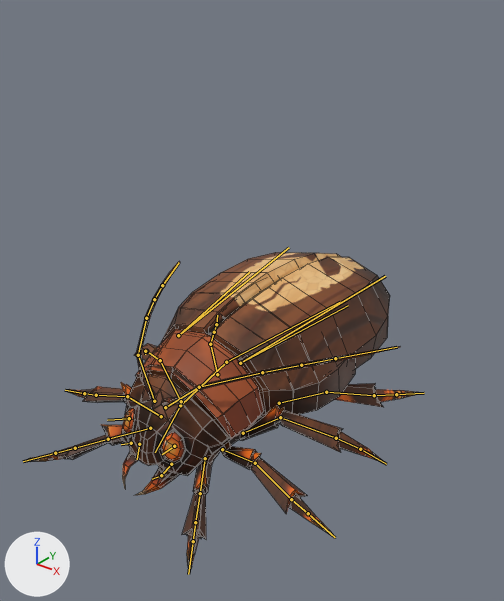
Two versions of the Blender file Assets/Blender/Cockroach_Enemy_NEW.blend, one commit apart.
One viewpoint serves both versions: a 50 mm lens placed at (0.625, -0.636, 0.672), pointed at (0.003, 0.14, 0.191). Arrows for +X, +Y and +Z are at lower left; the lights stay in place. The older version comes first. Both versions are drawn at frame 349 of the action 'Cockroach_Death.001'; the numbers are the values there. The bones that change, and the others that lie on the model, are drawn over the model as lines. Mesh edges are drawn as thin lines.

Objects in the first picture: 'Cockroach_Smol', 'Cockroach_Smol_2', 'Cockroach_Smol_3'.
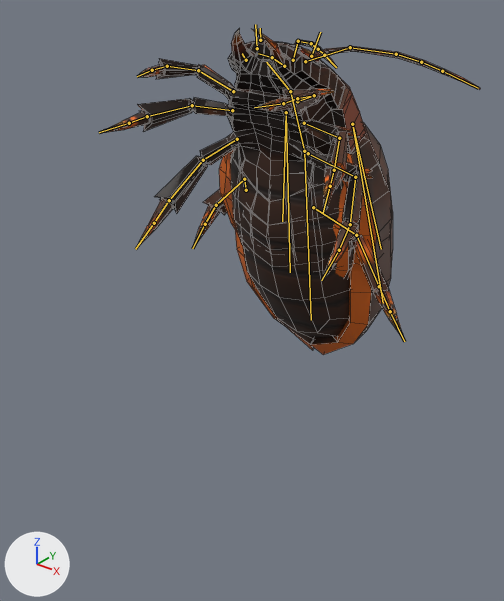
Scene script edits in JSON lines:
```json
{"block": "bone_root", "where": "bone_root = bpy.data.objects['Cockroach_Smol_Armature'].pose.bones['Root']"}
{"op": "set", "path": "bone_root.location", "old": "(0.0, 0.0, 0.0)", "new": "(0.0, 0.0, 0.254)"}
{"op": "set", "path": "bone_root.rotation_euler", "old": "(0.0, 0.0, 0.0)", "new": "(1.344, 0.0, 0.0)", "note": "degrees (0, 0, 0) -> degrees (77, 0, 0)"}
{"block": "bone_f_ik_r", "where": "bone_f_ik_r = bpy.data.objects['Cockroach_Smol_Armature'].pose.bones['F_IK.R']  # child of 'Root'"}
{"op": "set", "path": "bone_f_ik_r.location", "old": "(-0.008, -0.098, 0.0)", "new": "(0.039, -0.004, -0.084)"}
{"op": "set", "path": "bone_f_ik_r.rotation_quaternion", "old": "(0.982, 0.19, -0.001, -0.007)", "new": "(0.993, -0.004, -0.071, 0.088)", "note": "degrees (22, 0, -1) -> degrees (-1, -8, 10)"}
{"block": "bone_m_ik_r", "where": "bone_m_ik_r = bpy.data.objects['Cockroach_Smol_Armature'].pose.bones['M_IK.R']  # child of 'Root'"}
{"op": "set", "path": "bone_m_ik_r.location", "old": "(-0.084, 0.0, 0.0)", "new": "(0.002, 0.008, -0.121)"}
{"block": "bone_f_ik_l", "where": "bone_f_ik_l = bpy.data.objects['Cockroach_Smol_Armature'].pose.bones['F_IK.L']  # child of 'Root'"}
{"op": "set", "path": "bone_f_ik_l.location", "old": "(0.008, -0.098, 0.0)", "new": "(-0.051, -0.004, -0.123)"}
{"op": "set", "path": "bone_f_ik_l.rotation_quaternion", "old": "(0.982, 0.19, 0.001, 0.007)", "new": "(0.993, -0.004, 0.071, -0.088)", "note": "degrees (22, 0, 1) -> degrees (-1, 8, -10)"}
{"block": "bone_m_ik_l", "where": "bone_m_ik_l = bpy.data.objects['Cockroach_Smol_Armature'].pose.bones['M_IK.L']  # child of 'Root'"}
{"op": "set", "path": "bone_m_ik_l.location", "old": "(0.084, 0.0, 0.0)", "new": "(-0.002, 0.052, -0.121)"}
{"block": "bone_m2_ik_r", "where": "bone_m2_ik_r = bpy.data.objects['Cockroach_Smol_Armature'].pose.bones['M2_IK.R']  # child of 'Root'"}
{"op": "set", "path": "bone_m2_ik_r.location", "old": "(-0.029, 0.087, 0.0)", "new": "(0.048, 0.118, -0.124)"}
{"block": "bone_m2_ik_l", "where": "bone_m2_ik_l = bpy.data.objects['Cockroach_Smol_Armature'].pose.bones['M2_IK.L']  # child of 'Root'"}
{"op": "set", "path": "bone_m2_ik_l.location", "old": "(0.029, 0.087, 0.0)", "new": "(-0.048, 0.066, -0.124)"}
{"block": "bone_spine", "where": "bone_spine = bpy.data.objects['Cockroach_Smol_Armature'].pose.bones['Spine']  # child of 'Root'"}
{"op": "set", "path": "bone_spine.location", "old": "(0.0, -0.006, -0.096)", "new": "(0.0, -0.005, -0.086)"}
{"op": "set", "path": "bone_spine.rotation_quaternion", "old": "(1.002, 0.049, 0.001, -0.009)", "new": "(1.0, 0.013, 0.005, 0.006)", "note": "degrees (6, 0, -1) -> degrees (2, 1, 1)"}
{"block": "bone_head", "where": "bone_head = bpy.data.objects['Cockroach_Smol_Armature'].pose.bones['Head']  # child of 'Spine'"}
{"op": "set", "path": "bone_head.rotation_quaternion", "old": "(0.995, -0.126, -0.001, -0.011)", "new": "(0.995, -0.103, -0.011, 0.001)", "note": "degrees (-14, 0, -1) -> degrees (-12, -1, 0)"}
{"block": "bone_anten_01_r", "where": "bone_anten_01_r = bpy.data.objects['Cockroach_Smol_Armature'].pose.bones['Anten_01.R']  # child of 'Head'"}
{"op": "set", "path": "bone_anten_01_r.rotation_quaternion", "old": "(0.946, -0.079, -0.011, 0.312)", "new": "(0.959, 0.166, -0.079, 0.216)", "note": "degrees (-9, 2, 36) -> degrees (17, -13, 24)"}
{"block": "bone_anten_02_r", "where": "bone_anten_02_r = bpy.data.objects['Cockroach_Smol_Armature'].pose.bones['Anten_02.R']  # child of 'Anten_01.R'"}
{"op": "set", "path": "bone_anten_02_r.rotation_quaternion", "old": "(0.976, -0.193, 0.022, 0.076)", "new": "(0.996, -0.034, -0.055, -0.056)", "note": "degrees (-22, 4, 8) -> degrees (-4, -7, -6)"}
{"block": "bone_anten_01_l", "where": "bone_anten_01_l = bpy.data.objects['Cockroach_Smol_Armature'].pose.bones['Anten_01.L']  # child of 'Head'"}
{"op": "set", "path": "bone_anten_01_l.rotation_quaternion", "old": "(0.946, -0.079, 0.011, -0.313)", "new": "(0.959, 0.166, 0.079, -0.216)", "note": "degrees (-9, -2, -36) -> degrees (17, 13, -24)"}
{"block": "bone_anten_02_l", "where": "bone_anten_02_l = bpy.data.objects['Cockroach_Smol_Armature'].pose.bones['Anten_02.L']  # child of 'Anten_01.L'"}
{"op": "set", "path": "bone_anten_02_l.rotation_quaternion", "old": "(0.978, -0.193, -0.022, -0.076)", "new": "(0.996, -0.034, 0.055, 0.056)", "note": "degrees (-22, -4, -8) -> degrees (-4, 7, 6)"}
{"block": "bone_butt", "where": "bone_butt = bpy.data.objects['Cockroach_Smol_Armature'].pose.bones['Butt']  # child of 'Spine'"}
{"op": "set", "path": "bone_butt.rotation_quaternion", "old": "(1.0, 0.0, 0.0, 0.0)", "new": "(1.0, -0.02, 0.0, 0.0)", "note": "degrees (0, 0, 0) -> degrees (-2, 0, 0)"}
{"block": "bone_m2_ik_r_001", "where": "bone_m2_ik_r_001 = bpy.data.objects['Cockroach_Smol_Armature'].pose.bones['M2_IK.R.001']  # child of 'Root'"}
{"op": "set", "path": "bone_m2_ik_r_001.location", "old": "(0.0, 0.174, 0.024)", "new": "(0.014, 0.125, 0.027)"}
{"block": "bone_m2_ik_l_001", "where": "bone_m2_ik_l_001 = bpy.data.objects['Cockroach_Smol_Armature'].pose.bones['M2_IK.L.001']  # child of 'Root'"}
{"op": "set", "path": "bone_m2_ik_l_001.location", "old": "(0.0, 0.174, 0.024)", "new": "(-0.014, 0.177, 0.027)"}
```

Pixel boxes [x1, y1, x2, y2] of what changed, in the pictures (504 x 601 px):
```json
{"object": "Cockroach_Smol_2", "change": "posed", "before": [64, 252, 390, 538], "after": [140, 28, 393, 355]}
{"object": "Cockroach_Smol", "change": "posed", "before": [24, 261, 422, 572], "after": [107, 40, 479, 340], "on screen": "7% narrower"}
{"object": "Cockroach_Smol_3", "change": "posed", "before": [65, 262, 401, 537], "after": [100, 30, 480, 278]}
{"bone": "Spine", "before": "(180, 405) to (226, 362)", "after": "(290, 91) to (304, 151)"}
{"bone": "Head", "before": "(180, 405) to (155, 452)", "after": "(290, 91) to (266, 62)"}
{"bone": "Anten_01.R", "before": "(154, 401) to (138, 355)", "after": "(293, 60) to (298, 41)"}
{"bone": "Anten_02.R", "before": "(138, 355) to (146, 318)", "after": "(298, 41) to (311, 43)"}
{"bone": "Anten_01.L", "before": "(165, 407) to (199, 387)", "after": "(305, 61) to (350, 47)"}
{"bone": "Anten_02.L", "before": "(199, 387) to (262, 372)", "after": "(350, 47) to (396, 54)"}
{"bone": "Butt", "before": "(226, 362) to (340, 302)", "after": "(304, 151) to (311, 320)"}
```
